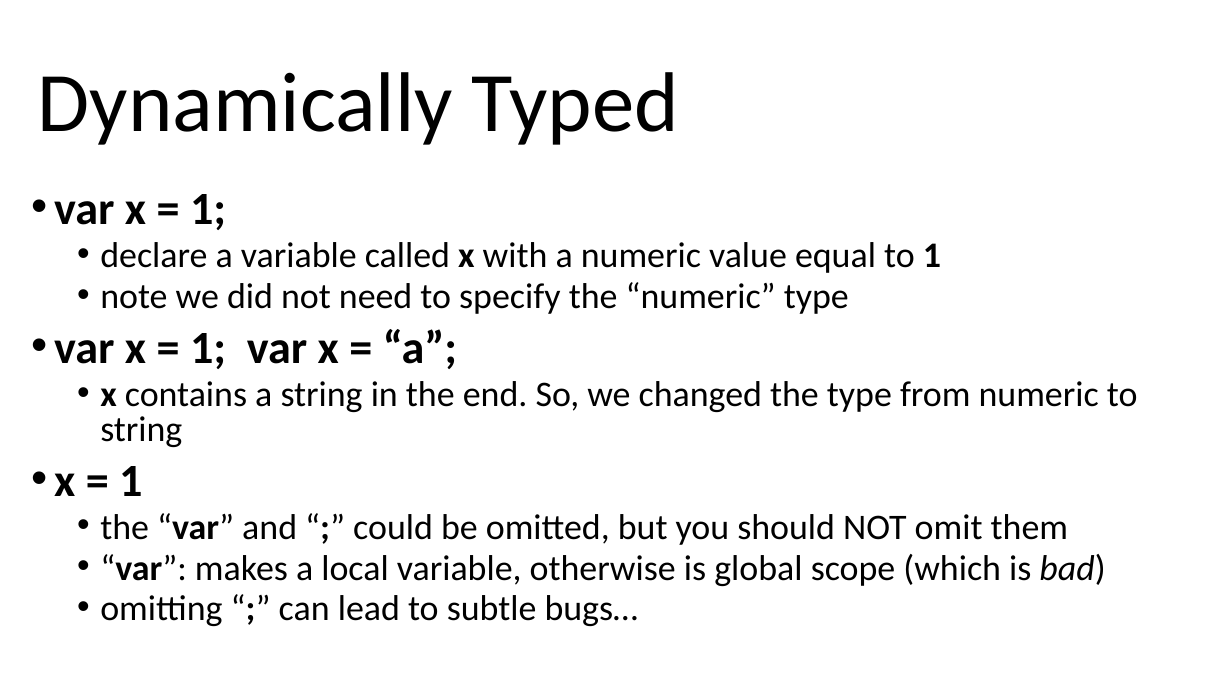
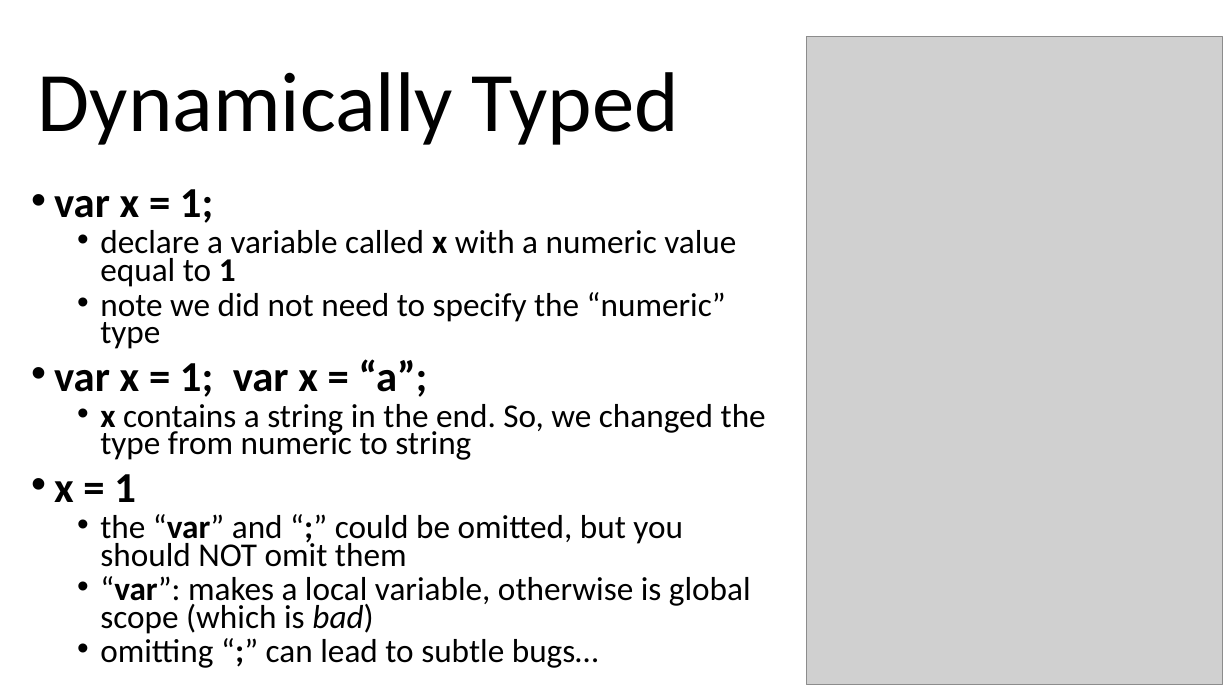
Before and after one commit to arcuri82/web_development_and_api_design, a slide deck: slide 16 of docs/slides/lesson_01.pptx. Drawn at 1232x693 pixels with LibreOffice and Linux fonts; fonts in the diff are those of the drawing; grey boxes stand for pictures. Boxes give left, top, right and bottom in pixels: in the first picture for what was removed or moved away, otherwise in the second. Text is boxed around its words. In the diff, an @@ line names an element or a change of style, - is before the commit and + after.

```diff
--- a/docs/slides/lesson_01.pptx
+++ b/docs/slides/lesson_01.pptx
@@ picture added at [807,37,1223,685] @@
@@ text "var x = 1;" at [54,189,766,668]: size 36 to 33.3 pt in "var x = 1;", "var x = 1; var x = ...", "x = 1"; size 28 to 25.9 pt; line spacing 0.8 to 0.7 @@
```
Also in this commit, not shown: 6 other slides changed, 2 slides added, 1 other file.
